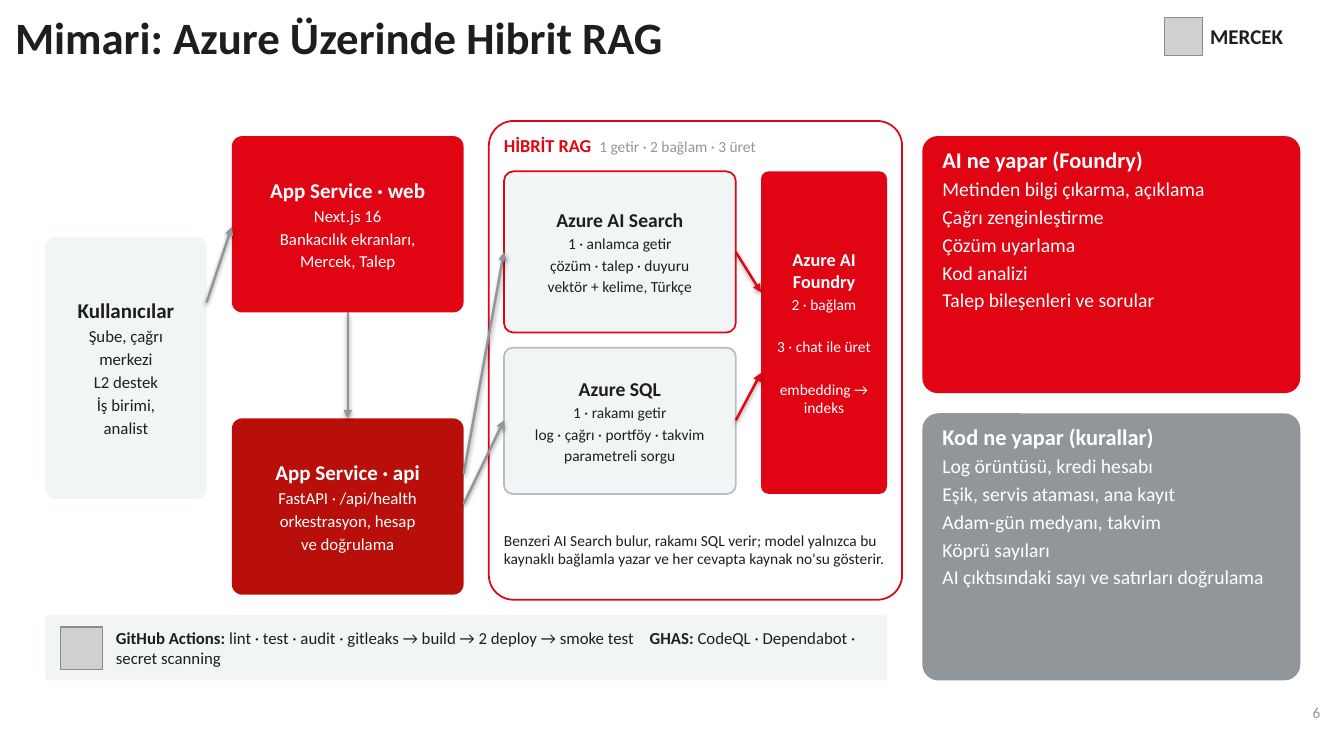
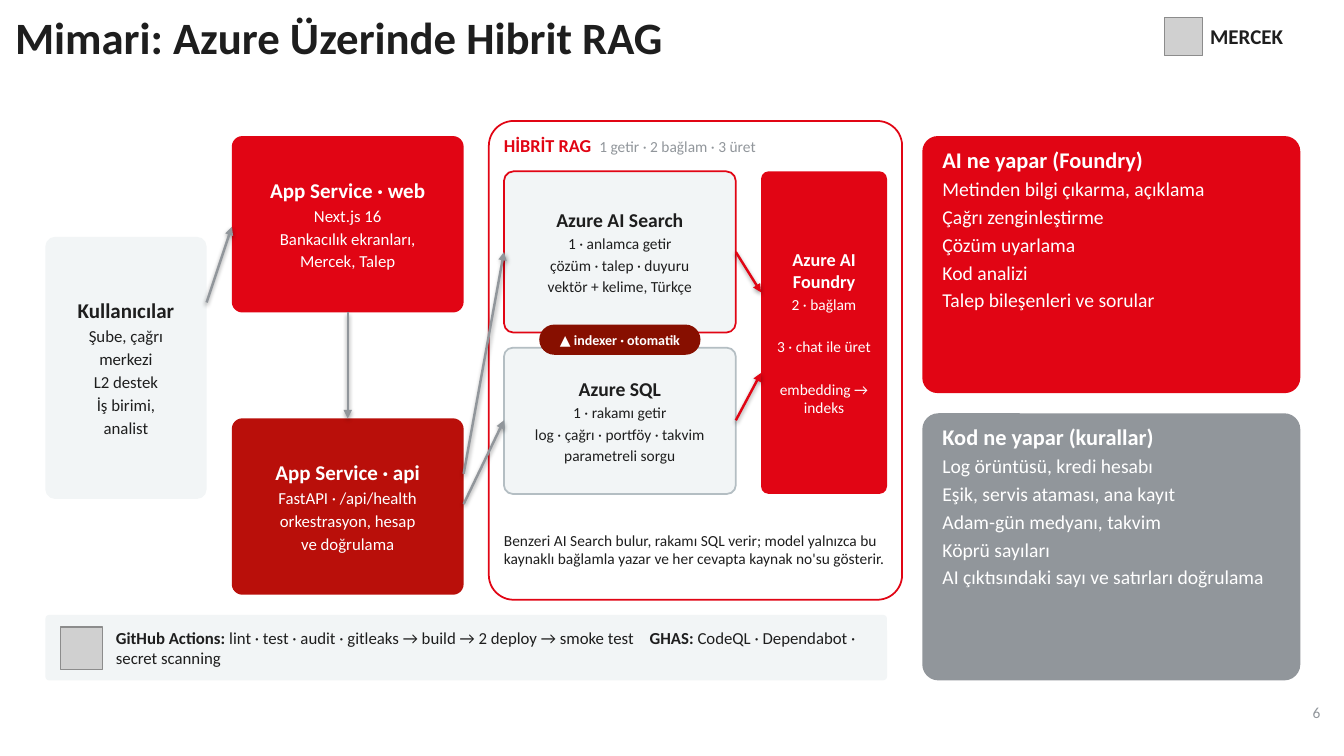
Before and after one commit to SeyhanAmasyalii/ZTHackathonStudyWithData, a slide deck: slide 6 of presentation/Mercek_AI_Overflow_Sunum.pptx. Drawn at 1344x756 pixels with LibreOffice and Linux fonts; fonts in the diff are those of the drawing; grey boxes stand for pictures; background and template pictures are left out. Boxes give left, top, right and bottom in pixels: in the first picture for what was removed or moved away, otherwise in the second. Text is boxed around its words. In the diff, an @@ line names an element or a change of style, - is before the commit and + after.

```diff
--- a/presentation/Mercek_AI_Overflow_Sunum.pptx
+++ b/presentation/Mercek_AI_Overflow_Sunum.pptx
@@ rounded rectangle added at <box>539,325,701,355</box>, fill #870F00 @@
@@ text added at <box>574,335,680,345</box>, 10 pt, text #FFFFFF, bold @@
+▲ indexer · otomatik
```
Also in this commit, not shown: 15 other files.
